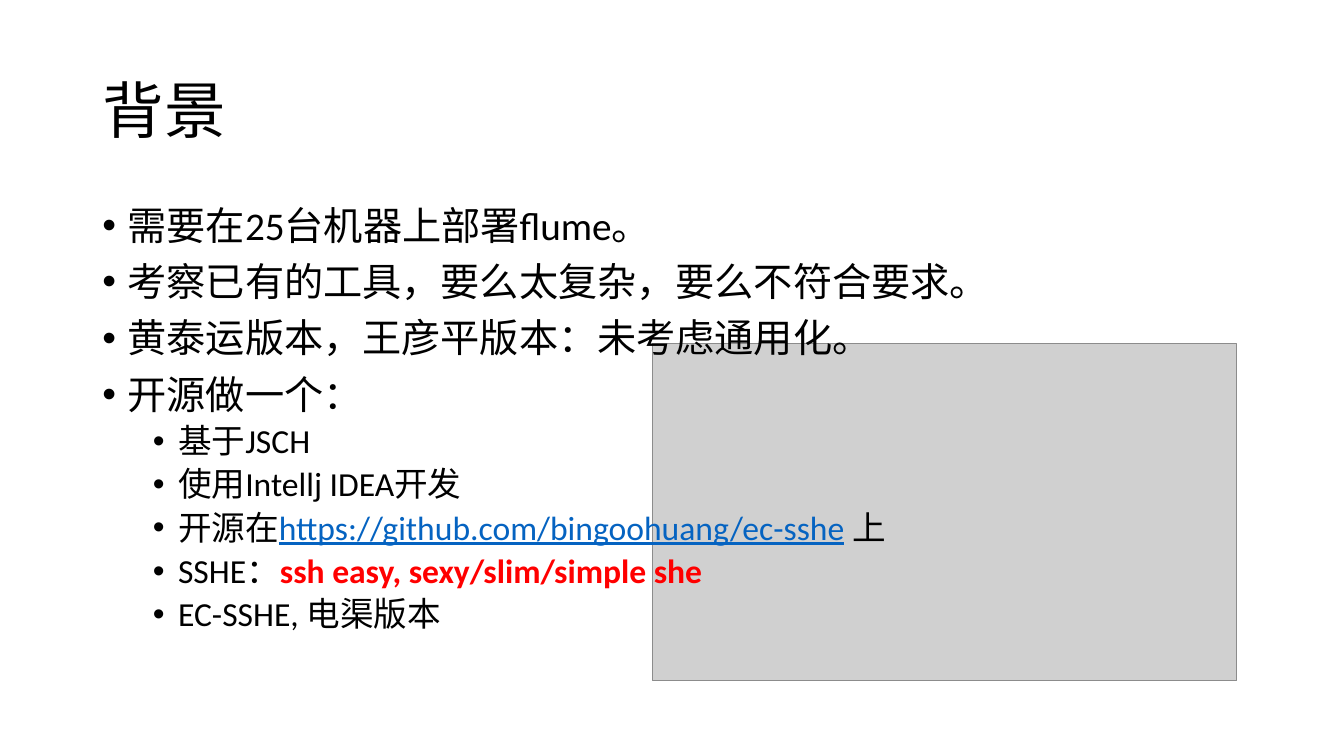
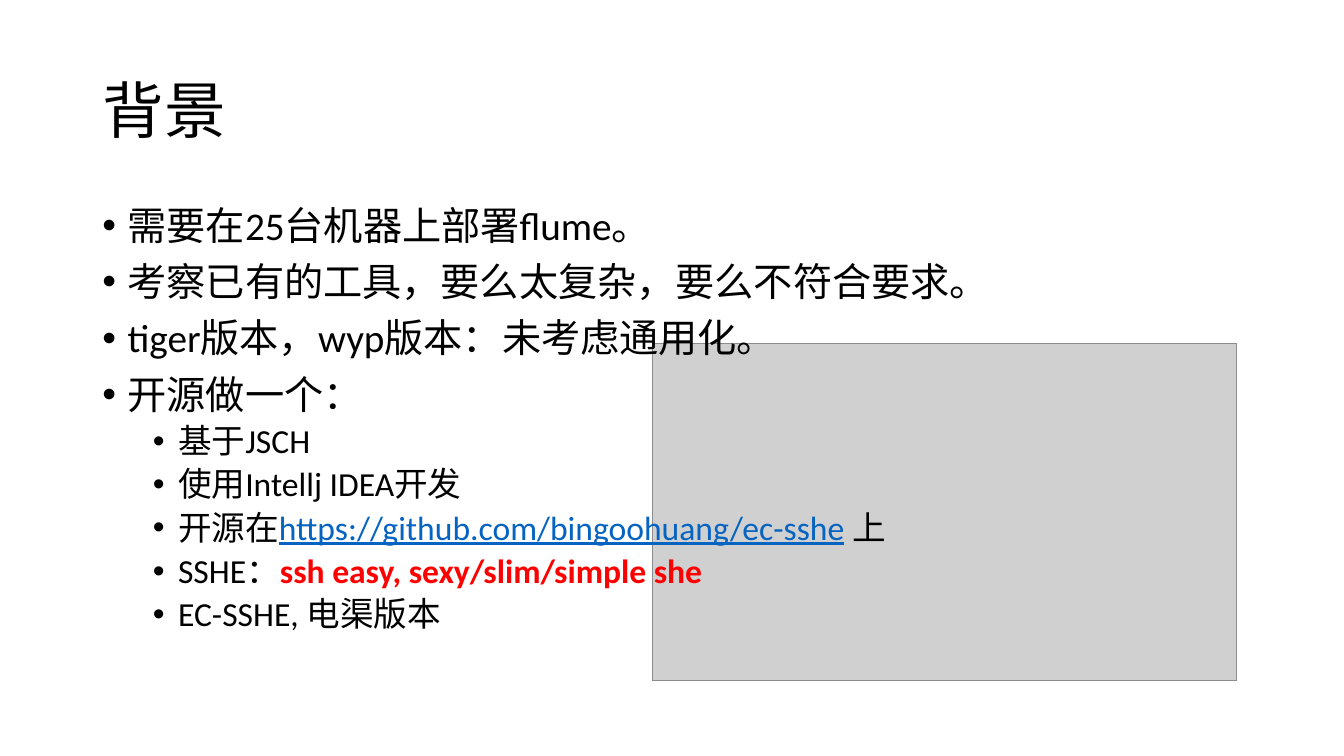
Before and after one commit to bingoohuang/ec-sshe, a slide deck: slide 2 of EC-SSHE intro.pptx. Drawn at 1344x756 pixels with LibreOffice and Linux fonts; fonts in the diff are those of the drawing; grey boxes stand for pictures. Boxes give left, top, right and bottom in pixels: in the first picture for what was removed or moved away, otherwise in the second. Text is boxed around its words. In the diff, an @@ line names an element or a change of style, - is before the commit and + after.

```diff
--- a/EC-SSHE intro.pptx
+++ b/EC-SSHE intro.pptx
@@ text at [128, 320, 776, 363]: text changed @@
-• 黄泰运版本，王彦平版本：未考虑通用化。
+• tiger版本，wyp版本：未考虑通用化。
```
Also in this commit, not shown: 4 other slides changed, 1 other file.
